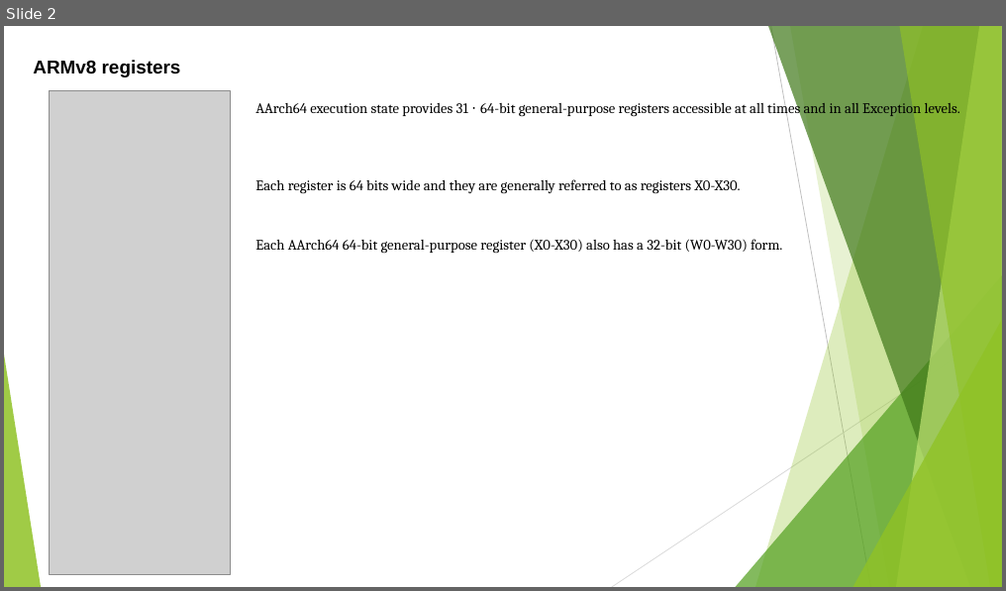
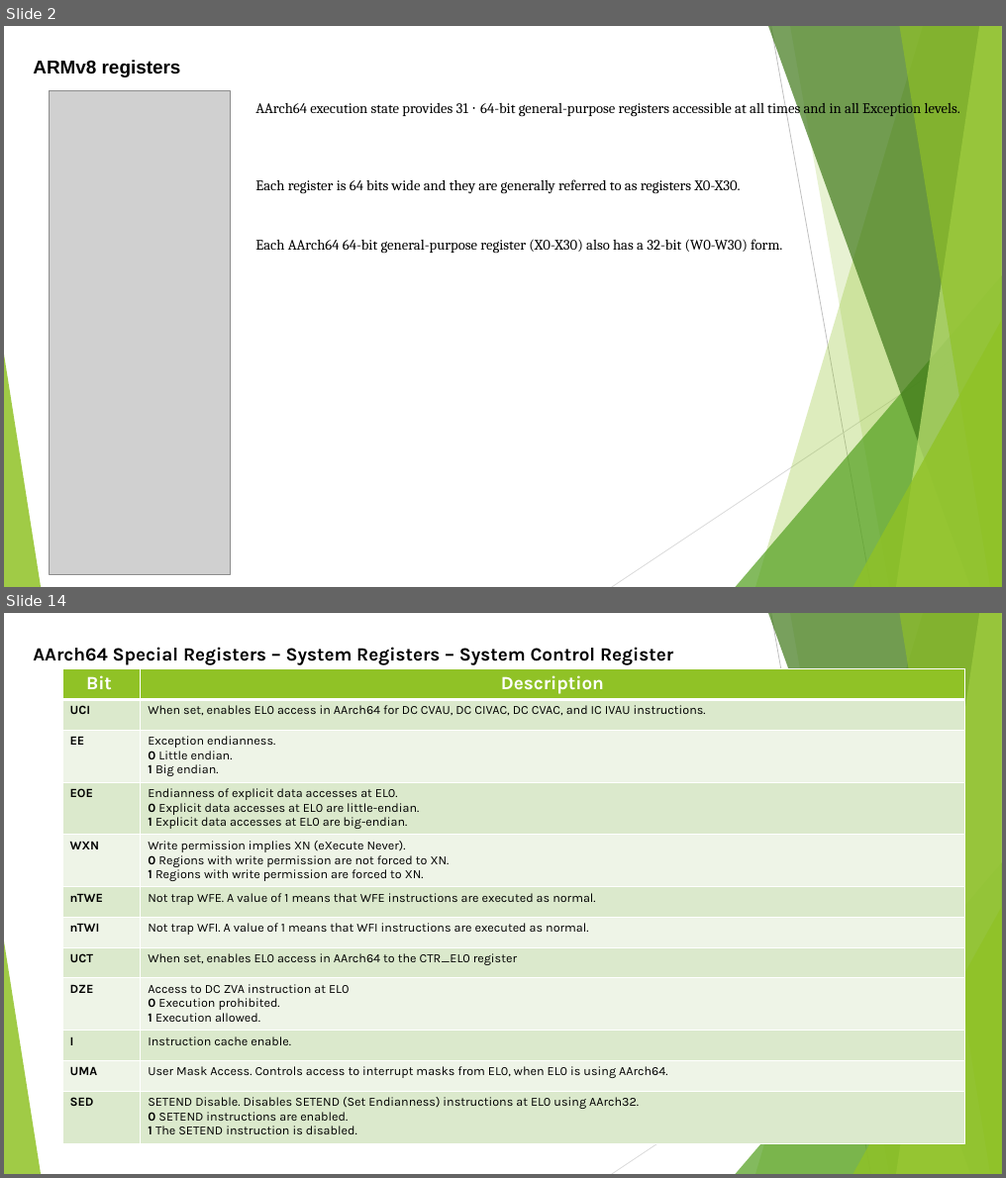
Before and after one commit to softwaresunleashed/ebook_writing, a slide deck: Presentations/ARM_PPTs/Ch4_ARMv8_Registers.pptx. Shown one above the other, each under a label of ours: slide 2 before the commit, slides 2 and 14 after it; the slides between them are not shown. The pictures are 1006x591 and 1006x1178 pixels, drawn with LibreOffice and Linux fonts; fonts in the diff are those of the drawing; grey boxes stand for pictures. Boxes give left, top, right and bottom in pixels: in the first picture for what was removed or moved away, otherwise in the second. Text is boxed around its words. In the diff, an @@ line names an element or a change of style, - is before the commit and + after.

```diff
--- a/Presentations/ARM_PPTs/Ch4_ARMv8_Registers.pptx
+++ b/Presentations/ARM_PPTs/Ch4_ARMv8_Registers.pptx
@@ slide 14 added at box(4, 613, 1002, 1174), background #FFFFFF; not listed: 10 template elements that a slide beside it also shows @@
@@ text added at box(33, 647, 673, 665), 18 pt, text #000000, bold @@
+AArch64 Special Registers – System Registers – System Control Register
@@ table added at box(62, 669, 964, 1144), 12 rows, 2 columns @@
+Bit | Description
+UCI | When set, enables EL0 access in AArch64 for DC CVAU, DC CIVAC, DC CVAC, and IC IVAU instructions.
+EE | Exception endianness. / 0 Little endian. / 1 Big endian.
+EOE | Endianness of explicit data accesses at EL0. / 0 Explicit data accesses at EL0 are little-endian. / 1 Explicit data accesses at EL0 are big-endian.
+WXN | Write permission implies XN (eXecute Never). / 0 Regions with write permission are not forced to XN. / 1 Regions with write permission are forced to XN.
+nTWE | Not trap WFE. A value of 1 means that WFE instructions are executed as normal.
+nTWI | Not trap WFI. A value of 1 means that WFI instructions are executed as normal.
+UCT | When set, enables EL0 access in AArch64 to the CTR_EL0 register
+DZE | Access to DC ZVA instruction at EL0 / 0 Execution prohibited. / 1 Execution allowed.
+I | Instruction cache enable.
+UMA | User Mask Access. Controls access to interrupt masks from EL0, when EL0 is using AArch64.
+SED | SETEND Disable. Disables SETEND (Set Endianness) instructions at EL0 using AArch32. / 0 SETEND instructions are enabled. / 1 The SETEND instruction is disabled.
```
Also in this commit, not shown: 1 slide changed, 14 other slides added, 1 slide removed.
